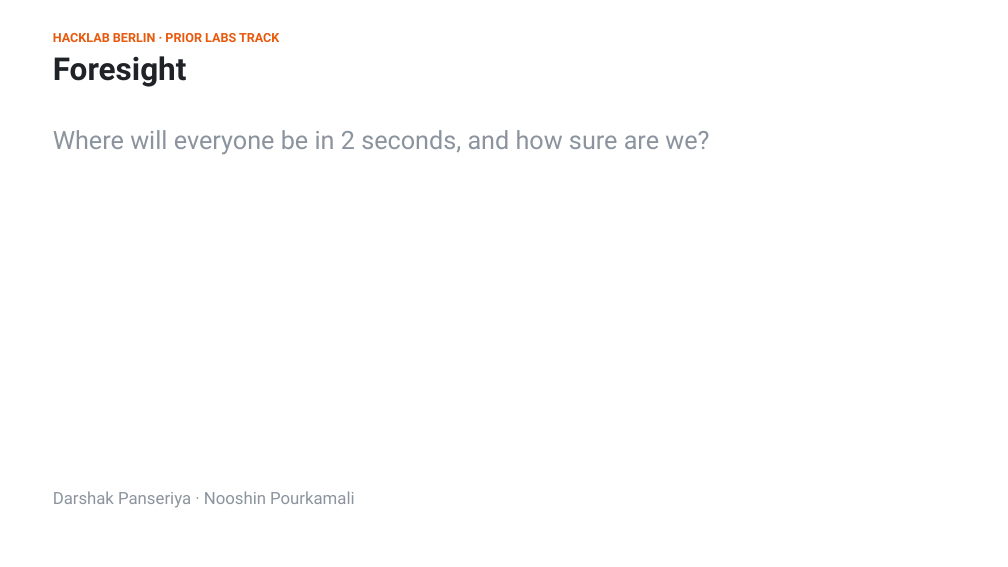
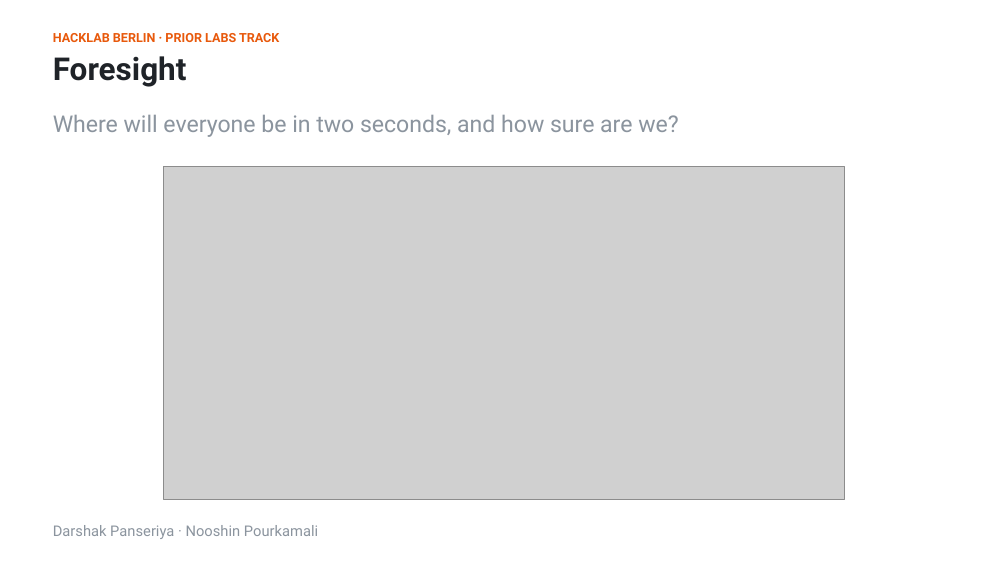
Before and after one commit to shiinalight/Foresight, a slide deck: slide 1 of deck/Foresight.pptx. Drawn at 1008x567 pixels with LibreOffice and Linux fonts; fonts in the diff are those of the drawing; grey boxes stand for pictures. Boxes give left, top, right and bottom in pixels: in the first picture for what was removed or moved away, otherwise in the second. Text is boxed around its words. In the diff, an @@ line names an element or a change of style, - is before the commit and + after.

```diff
--- a/deck/Foresight.pptx
+++ b/deck/Foresight.pptx
@@ text at (x1=53, y1=115, x2=678, y2=137): text changed; size 24 to 22 pt @@
-Where will everyone be in 2 seconds, and how sure are we?
+Where will everyone be in two seconds, and how sure are we?
@@ picture added at (x1=163, y1=166, x2=845, y2=499) @@
@@ text "Darshak Panseriya · Nooshin Pourkamali" moved from (x1=53, y1=491, x2=354, y2=508) to (x1=53, y1=525, x2=318, y2=539) @@
@@ text "Darshak Panseriya · Nooshin Pourkamali" at (x1=53, y1=525, x2=318, y2=539): size 16 to 14 pt @@
```
Also in this commit, not shown: 3 other slides changed, 9 slides added, 12 slides removed, 3 other files.
